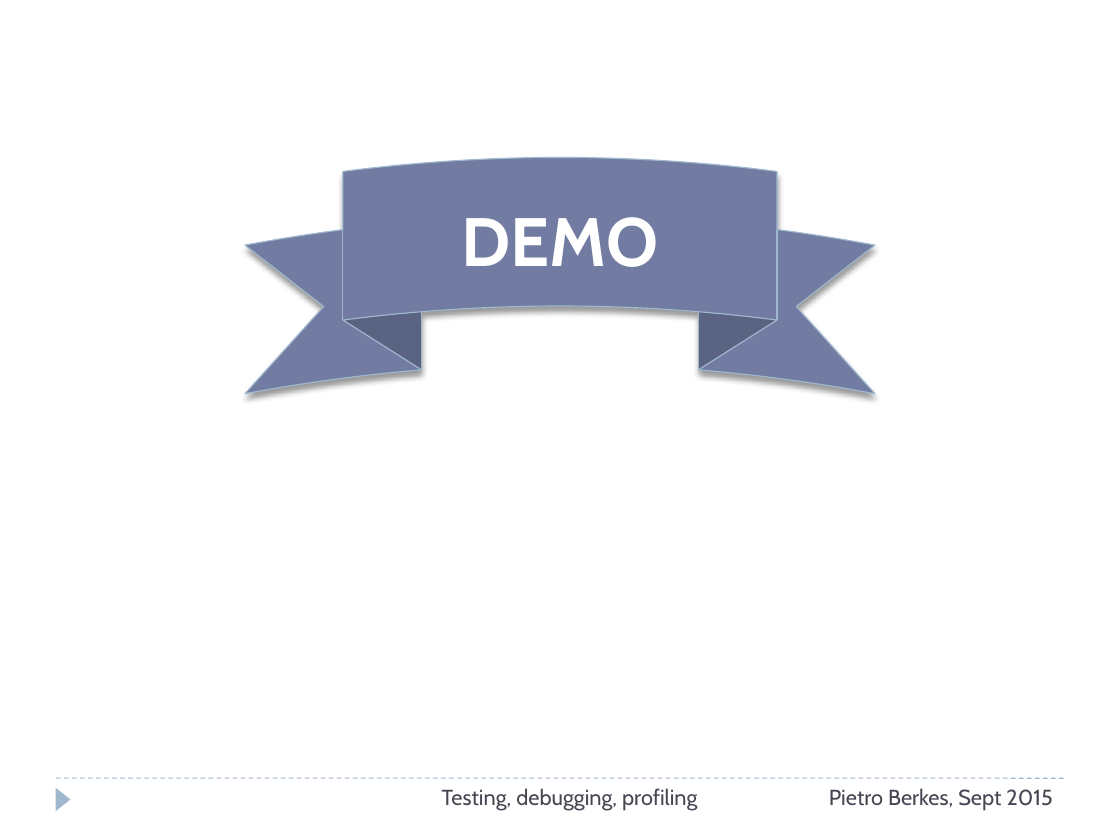
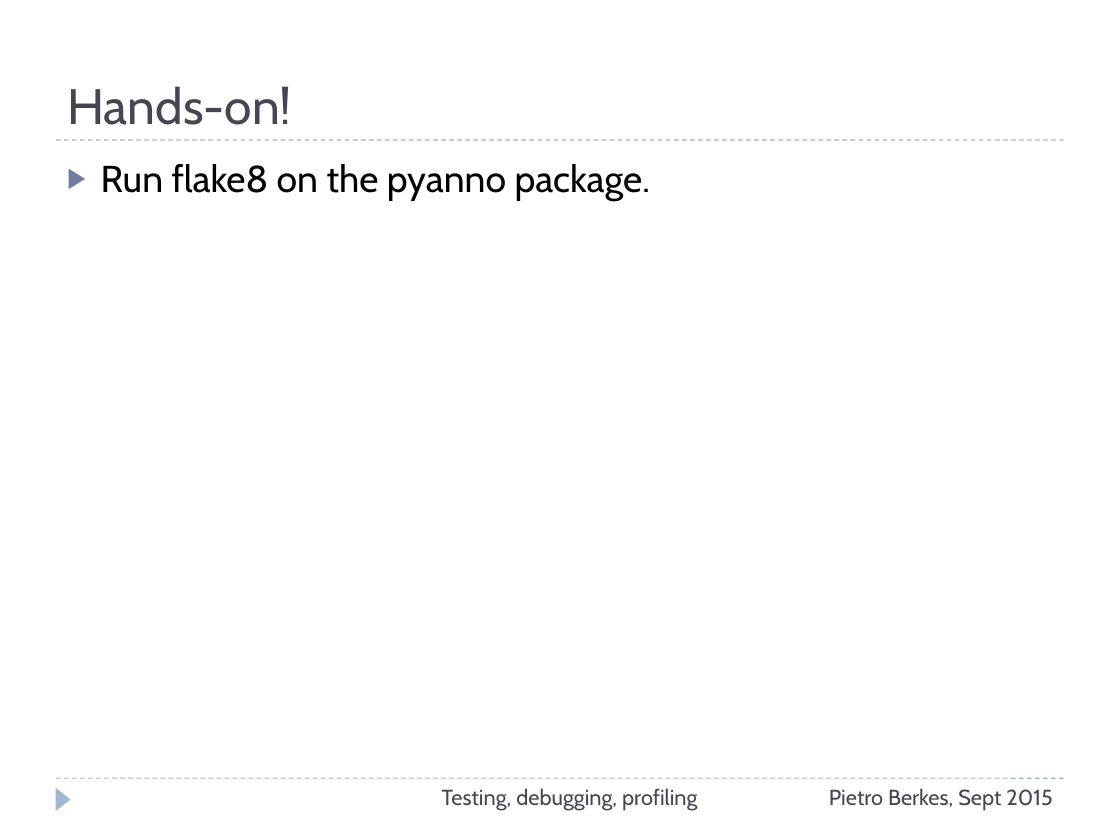
Before and after one commit to ASPP/testing_debugging_profiling, a slide deck: slide 58 of testing-debugging-profiling.pptx (slide 83 before the commit). Drawn at 1120x840 pixels with LibreOffice and Linux fonts; fonts in the diff are those of the drawing. Boxes give left, top, right and bottom in pixels: in the first picture for what was removed or moved away, otherwise in the second. Text is boxed around its words. In the diff, an @@ line names an element or a change of style, - is before the commit and + after.

```diff
--- a/testing-debugging-profiling.pptx
+++ b/testing-debugging-profiling.pptx
@@ title added at <box>67,86,292,125</box>, 32 pt, text #464653 @@
+Hands-on!
@@ line added from (56, 140) to (1064, 140), #9FB8CD 0.75 pt dashed @@
@@ text added at <box>101,164,650,200</box>, 24 pt, text #000000 @@
+▶ Run flake8 on the pyanno package.
@@ ellipse ribbon removed at <box>245,158,876,394</box> @@
-DEMO
```
Also in this commit, not shown: 3 other slides changed, 12 slides removed, 1 other file.
